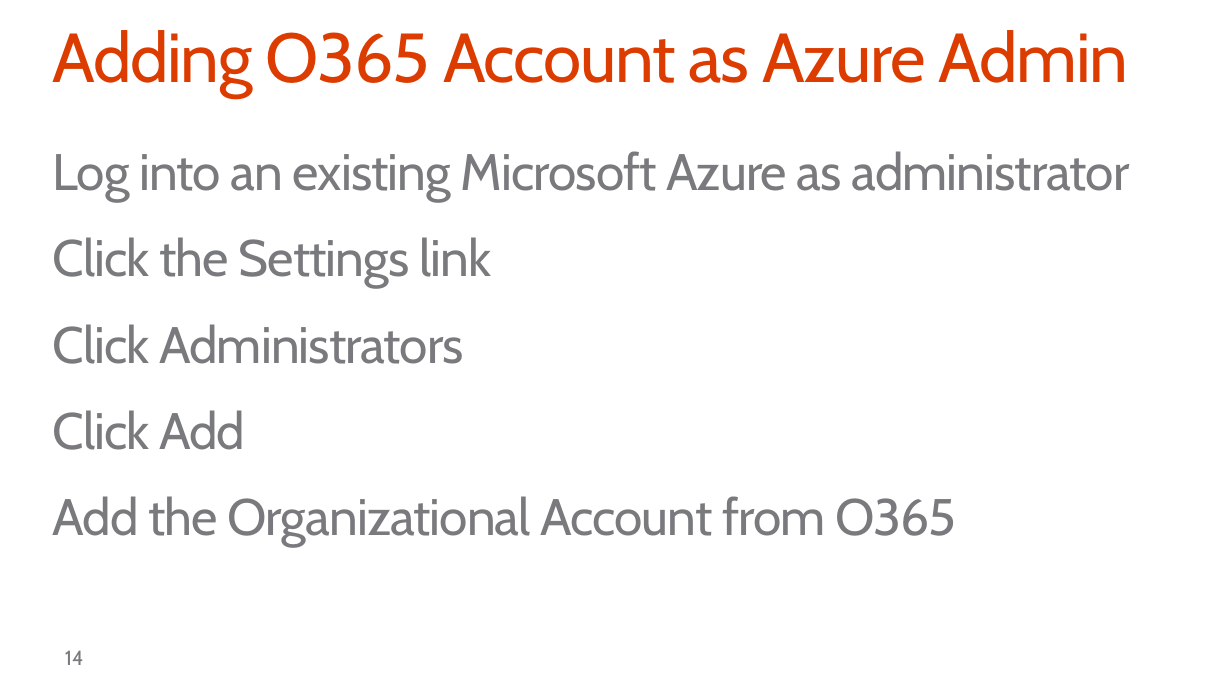
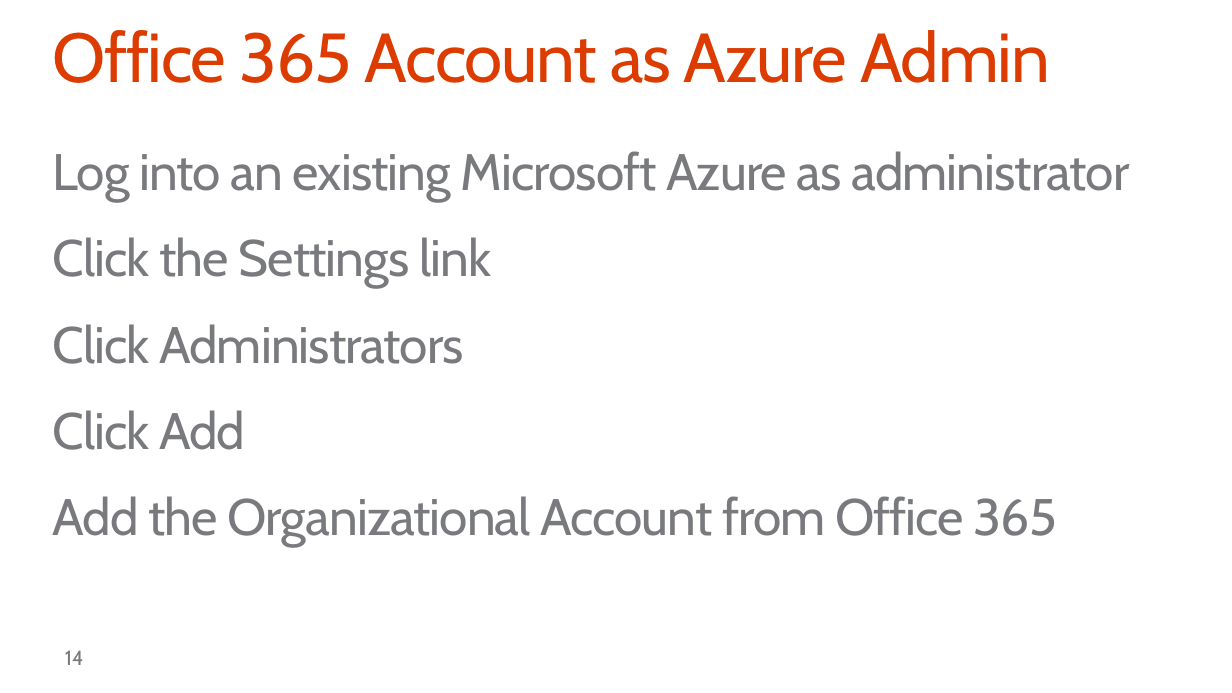
Before and after one commit to stinethebean/DevCampTraining, a slide deck: slide 14 of 02.Setting up the Environments/02.Setting up the Environments.pptx. Drawn at 1232x693 pixels with LibreOffice and Linux fonts; fonts in the diff are those of the drawing; background and template pictures are left out. Boxes give left, top, right and bottom in pixels: in the first picture for what was removed or moved away, otherwise in the second. Text is boxed around its words. In the diff, an @@ line names an element or a change of style, - is before the commit and + after.

Commit message:
Presentation Updates

```diff
--- a/02.Setting up the Environments/02.Setting up the Environments.pptx
+++ b/02.Setting up the Environments/02.Setting up the Environments.pptx
@@ title at (52, 30, 1050, 83): text changed @@
-Adding O365 Account as Azure Admin
+Office 365 Account as Azure Admin
@@ text at (52, 496, 1057, 546): text changed @@
-Add the Organizational Account from O365
+Add the Organizational Account from Office 365
```
Also in this commit, not shown: 5 other slides changed, 1 other file.
